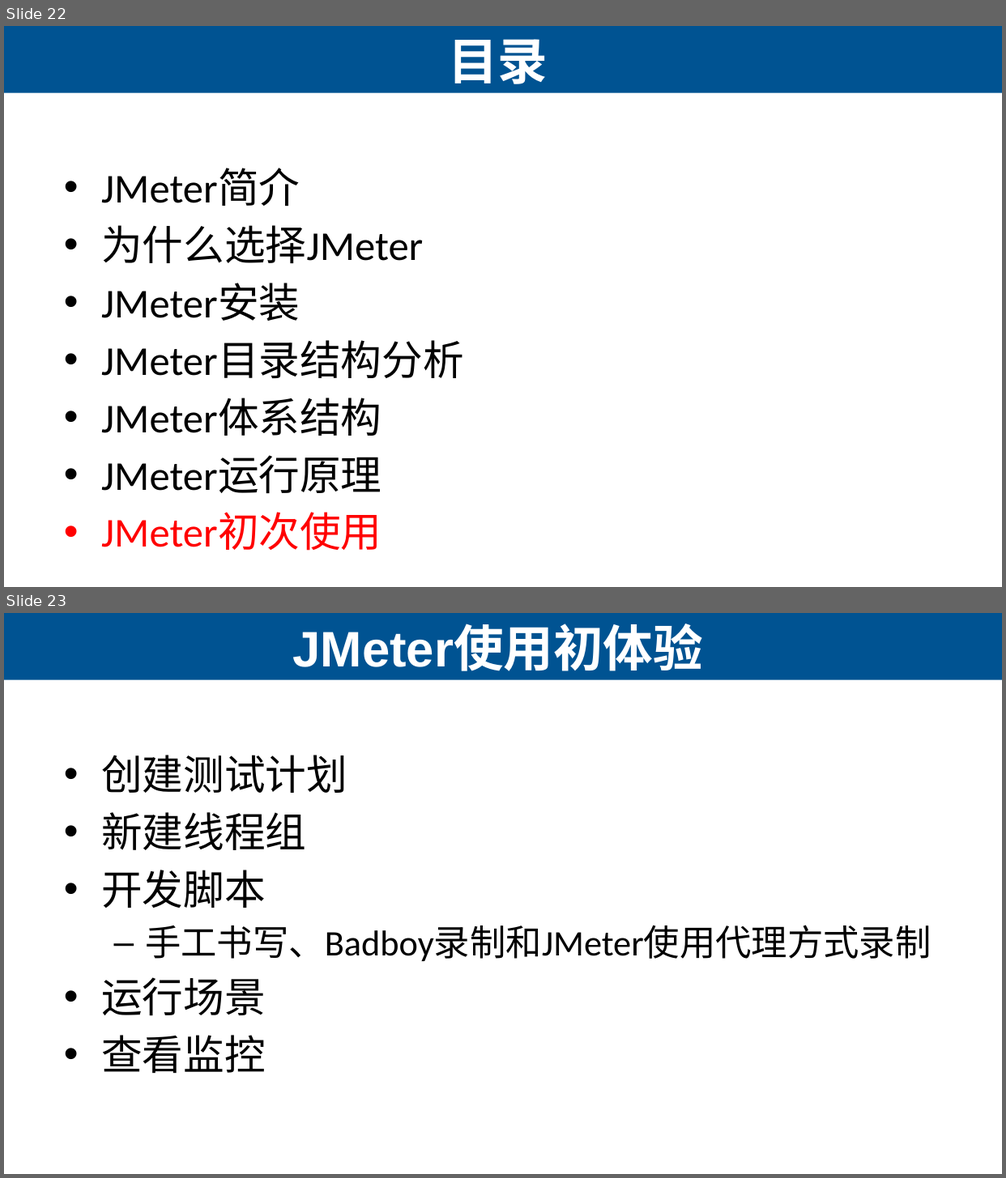
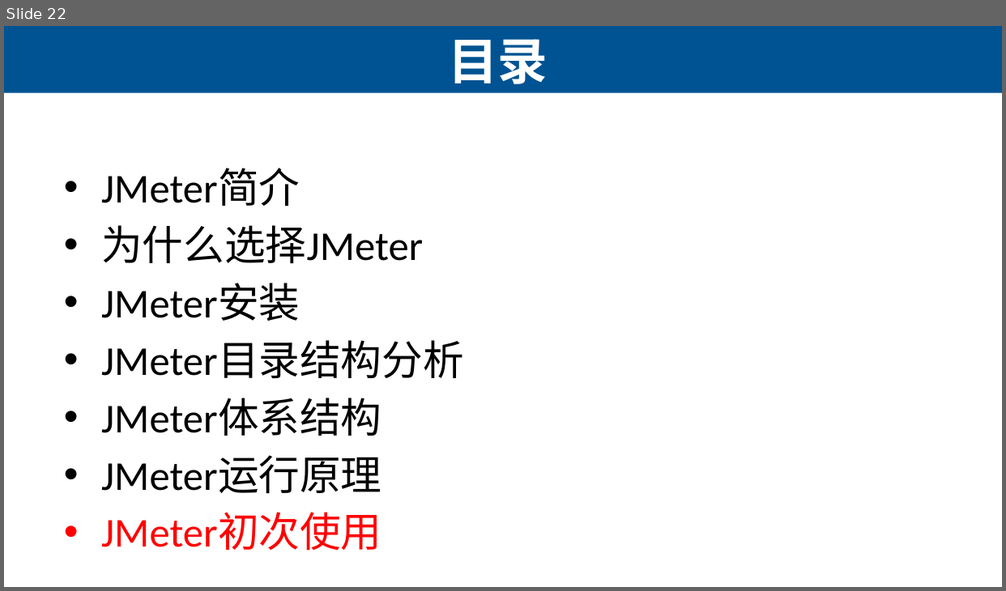
Before and after one commit to edu2act/course-Load-Testing, a slide deck: materials/slides/ch11/11 JMeter基础.pptx. Shown one above the other, each under a label of ours: slides 22 and 23 before the commit, slide 22 after it. The pictures are 1006x1178 and 1006x591 pixels, drawn with LibreOffice and Linux fonts; fonts in the diff are those of the drawing. Boxes give left, top, right and bottom in pixels: in the first picture for what was removed or moved away, otherwise in the second. Text is boxed around its words. In the diff, an @@ line names an element or a change of style, - is before the commit and + after.

```diff
--- a/materials/slides/ch11/11 JMeter基础.pptx
+++ b/materials/slides/ch11/11 JMeter基础.pptx
@@ slide 23 removed at <box>4,613,1002,1174</box>, background #FFFFFF; not listed: 1 template element that a slide beside it also shows @@
@@ title removed at <box>292,626,703,671</box> @@
-JMeter使用初体验
@@ text removed at <box>101,755,931,1073</box> @@
-• 创建测试计划
-• 新建线程组
-• 开发脚本
-  – 手工书写、Badboy录制和JMeter使用代理方式录制
-• 运行场景
-• 查看监控
```
Also in this commit, not shown: 37 other slides changed, 25 other files.
